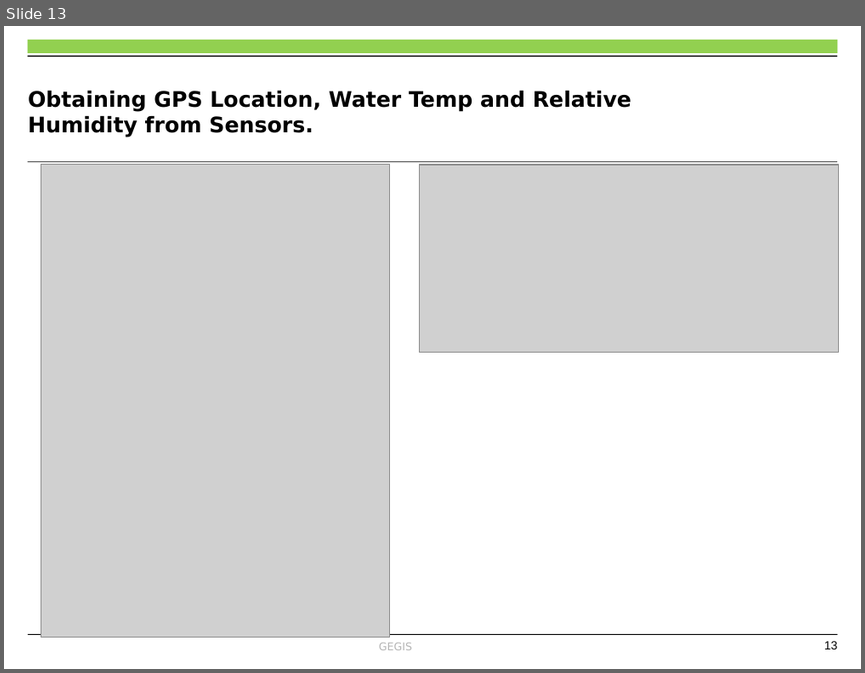
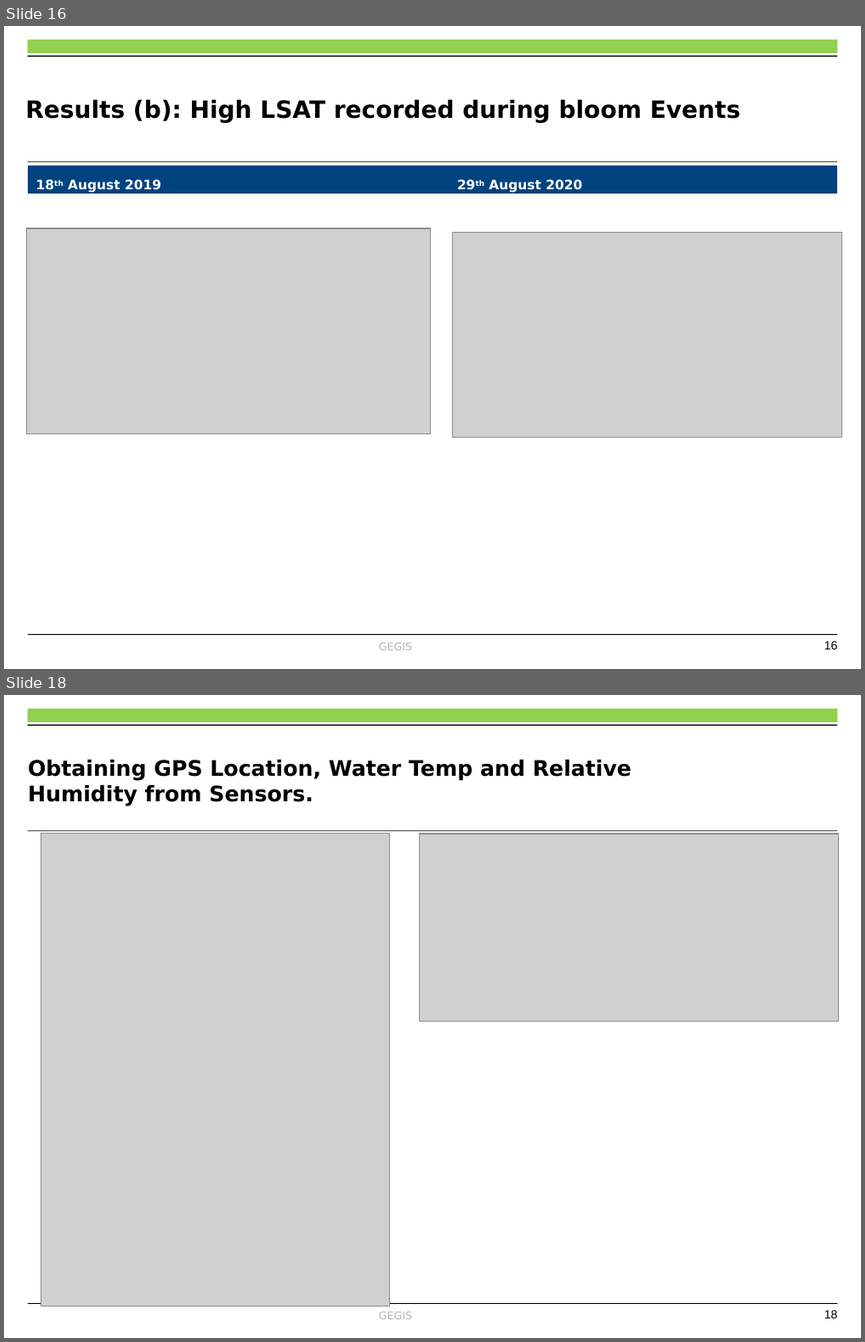
Before and after one commit to OkomoJacob/FinalYearProject, a slide deck: Dr. E Nduati, Superviser/Submissions/ENC222-0149_2017_OKOMO_JACOB_OKELLO_V3.pptx. Shown one above the other, each under a label of ours: slide 13 before the commit, slides 16 and 18 after it; the slides between them are not shown. The pictures are 865x673 and 865x1342 pixels, drawn with LibreOffice and Linux fonts; fonts in the diff are those of the drawing; grey boxes stand for pictures; background and template pictures are left out. Boxes give left, top, right and bottom in pixels: in the first picture for what was removed or moved away, otherwise in the second. Text is boxed around its words. In the diff, an @@ line names an element or a change of style, - is before the commit and + after.

```diff
--- a/Dr. E Nduati, Superviser/Submissions/ENC222-0149_2017_OKOMO_JACOB_OKELLO_V3.pptx
+++ b/Dr. E Nduati, Superviser/Submissions/ENC222-0149_2017_OKOMO_JACOB_OKELLO_V3.pptx
@@ slide 16 added at (x1=4, y1=26, x2=861, y2=669), background #FFFFFF; not listed: 6 template elements that a slide beside it also shows @@
@@ title added at (x1=25, y1=99, x2=740, y2=123), 20 pt, text #000000, bold @@
+Results (b): High LSAT recorded during bloom Events
@@ rectangle added at (x1=27, y1=165, x2=837, y2=194), fill #00437F, outline #FFFFFF 0.75 pt, 11 pt, text #FFFFFF, bold @@
+18th August 2019 29th August 2020
@@ picture added at (x1=26, y1=228, x2=430, y2=433) @@
@@ picture added at (x1=453, y1=232, x2=842, y2=437) @@
@@ what was slide 13 is now slide 18 @@
@@ page number at (x1=824, y1=1310, x2=838, y2=1318): text changed @@
-13
+18
```
Also in this commit, not shown: 9 slides changed, 7 other slides added, 3 slides removed, 1 other file.
